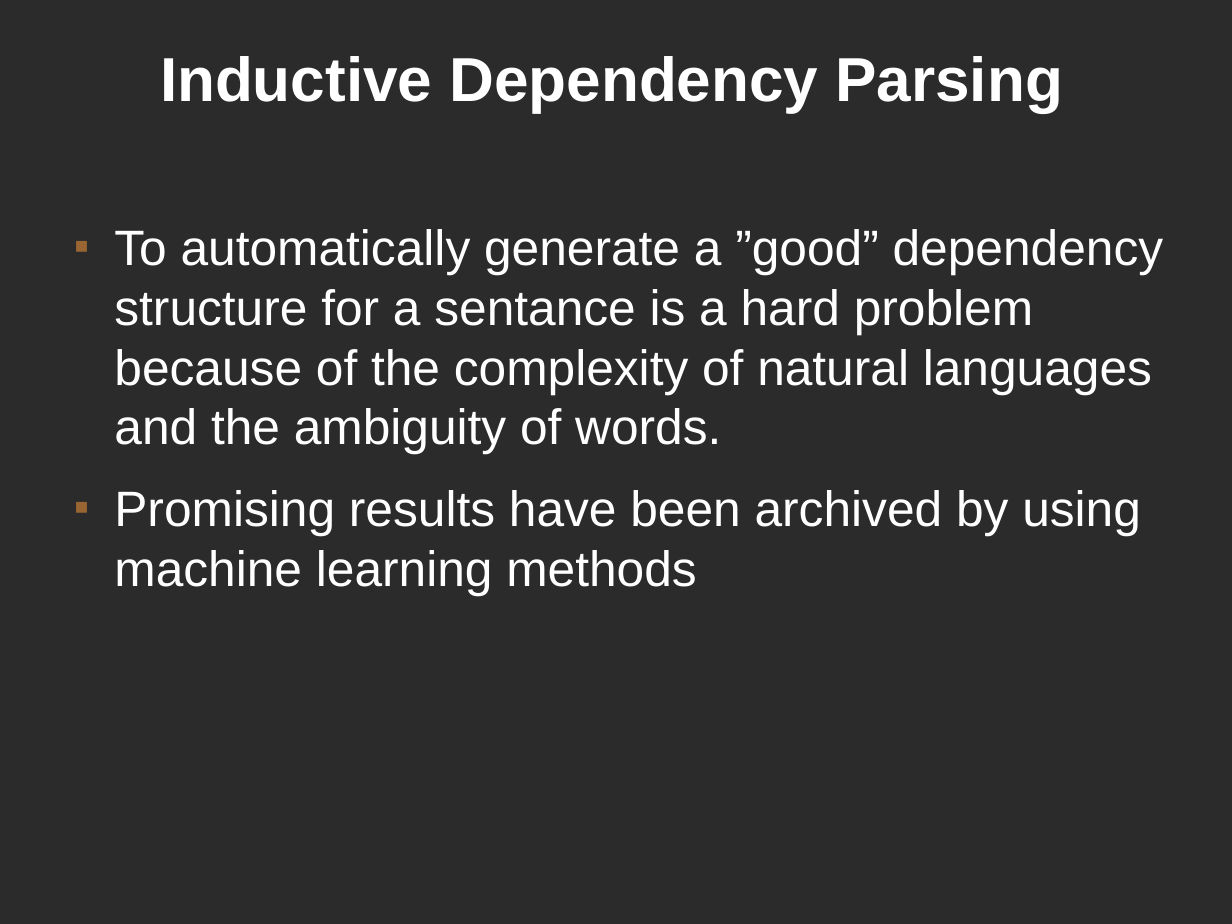
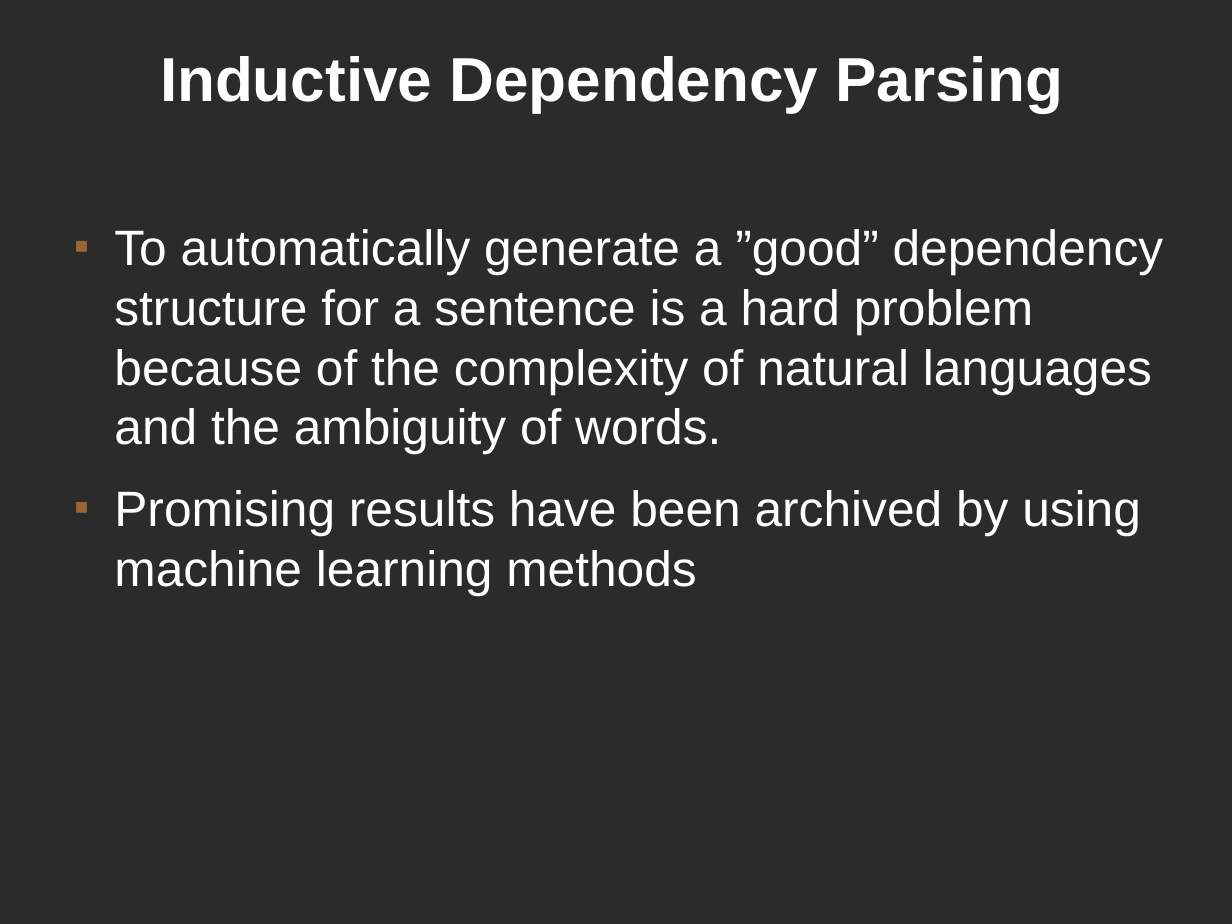
Before and after one commit to kjellwinblad/master-thesis-matrial, a slide deck: slide 4 of presentation/presenation.odp. Drawn at 1232x924 pixels with LibreOffice and Linux fonts; fonts in the diff are those of the drawing; background and template pictures are left out; a plain dark background stands for a picture behind light text. Boxes give left, top, right and bottom in pixels: in the first picture for what was removed or moved away, otherwise in the second. Text is boxed around its words. In the diff, an @@ line names an element or a change of style, - is before the commit and + after.

```diff
--- a/presentation/presenation.odp
+++ b/presentation/presenation.odp
@@ text at <box>114,229,1164,454</box>: text changed @@
-■ To automatically generate a ”good” dependency structure for a sentance is a hard problem because of the complexity of natural languages and the ambiguity of words.
+■ To automatically generate a ”good” dependency structure for a sentence is a hard problem because of the complexity of natural languages and the ambiguity of words.
```
Also in this commit, not shown: 8 other slides changed.
